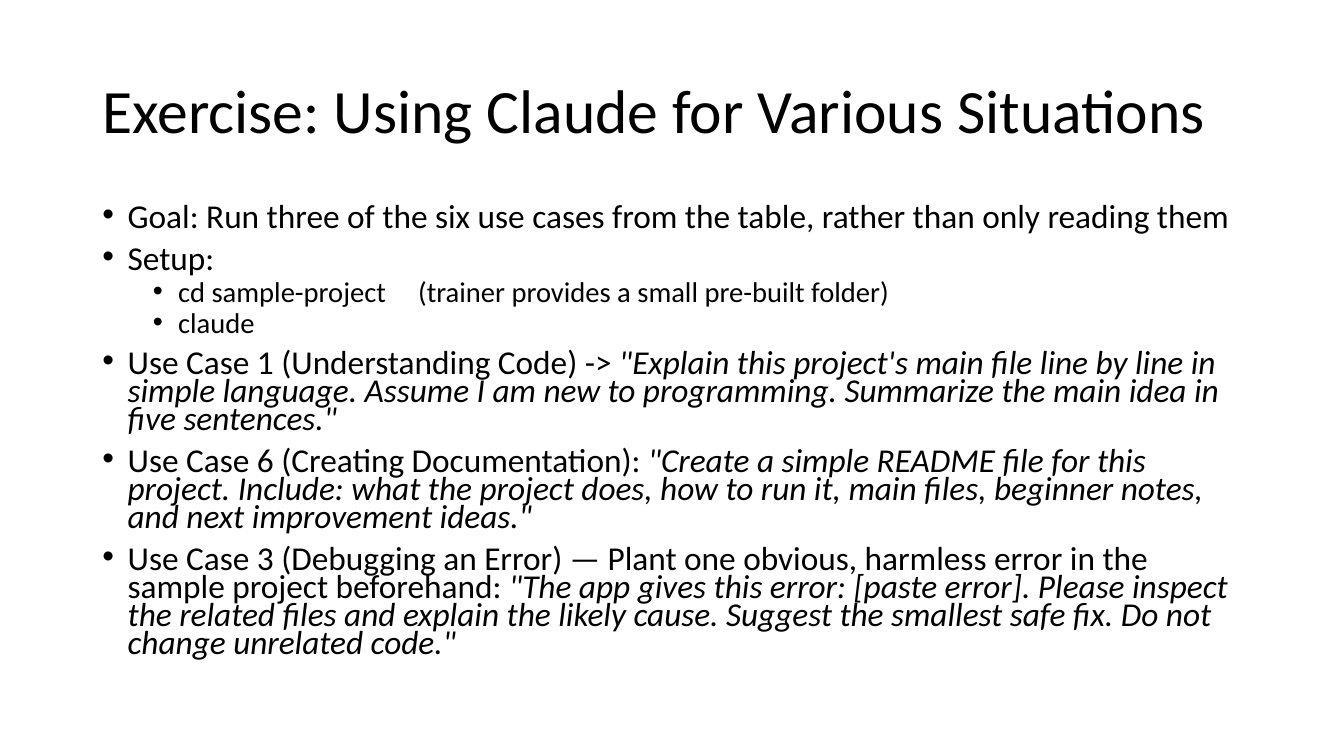
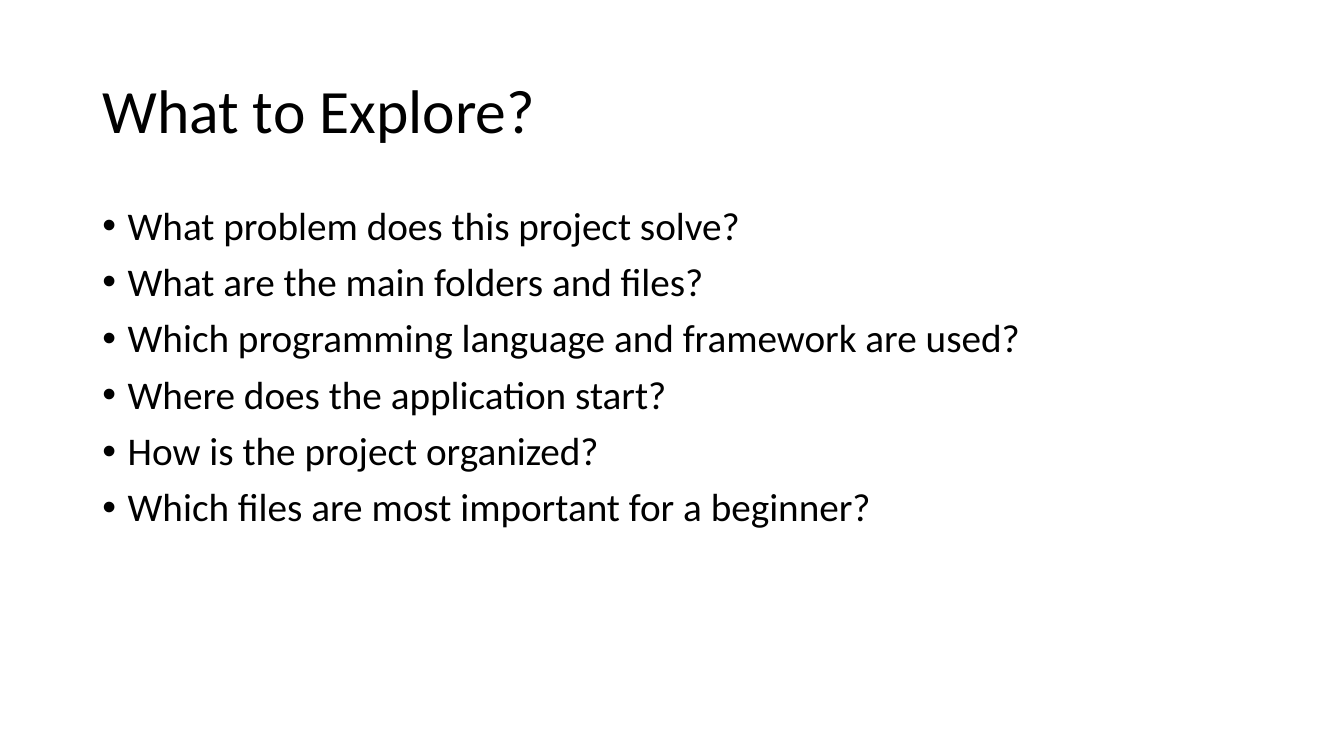
Before and after one commit to atulkahatecdac/claude-code, a slide deck: slide 15 of Claude Code.pptx (slide 14 before the commit). Drawn at 1344x756 pixels with LibreOffice and Linux fonts; fonts in the diff are those of the drawing. Boxes give left, top, right and bottom in pixels: in the first picture for what was removed or moved away, otherwise in the second. Text is boxed around its words. In the diff, an @@ line names an element or a change of style, - is before the commit and + after.

```diff
--- a/Claude Code.pptx
+++ b/Claude Code.pptx
@@ title at bbox=[102, 90, 534, 143]: text changed @@
-Exercise: Using Claude for Various Situations
+What to Explore?
@@ text at bbox=[128, 212, 1020, 528]: text changed; size 23.8 to 28 pt; italic off @@
-• Goal: Run three of the six use cases from the table, rather than only reading them
-• Setup:
-  • cd sample-project (trainer provides a small pre-built folder)
-  • claude
-• Use Case 1 (Understanding Code) -> "Explain this project's main file line by line in simple language. Assume I am new to programming. Summarize the main idea in five sentences."
-• Use Case 6 (Creating Documentation): "Create a simple README file for this project. Include: what the project does, how to run it, main files, beginner notes, and next improvement ideas."
-• Use Case 3 (Debugging an Error) — Plant one obvious, harmless error in the sample project beforehand: "The app gives this error: [paste error]. Please inspect the related files and explain the likely cause. Suggest the smallest safe fix. Do not change unrelated code."
+• What problem does this project solve?
+• What are the main folders and files?
+• Which programming language and framework are used?
+• Where does the application start?
+• How is the project organized?
+• Which files are most important for a beginner?
```
Also in this commit, not shown: 30 other slides changed, 87 slides added, 180 slides removed.
